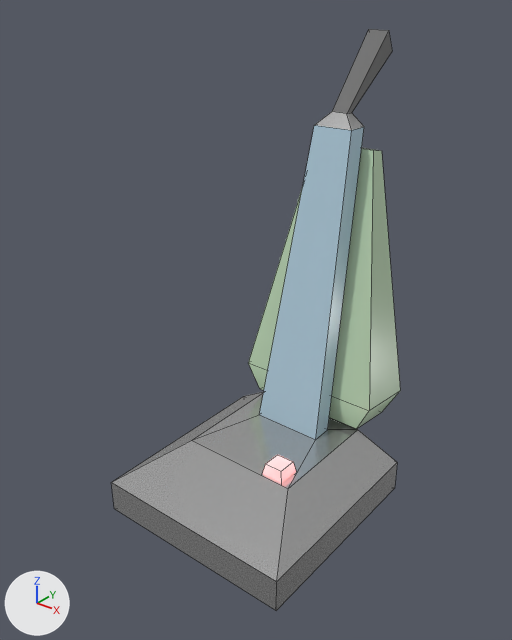
The FBX model GhostMobile/Assets/Models/Vaccum.fbx: old version first, new version second.
Rendered twice from a 50 mm camera at (0.077, -0.0967, 0.0998) aimed at (-0.0032, 0.0036, 0.0377). The axes (+X, +Y, +Z) are drawn at lower left. The lights are the same throughout. Mesh edges are drawn as thin lines. Where no turn or scale is listed for an object, it has been applied to the vertices.

The scene before the commit, as lines of its bpy script (objects in view):
```python
mat_vaccumlight = principled_material('VaccumLight')
mat_vaccumlight.base_color = (0.8, 0.718, 0.718)  # white #e7dcdc
mat_vaccumlight.roughness = 0.0662
mat_vaccumlight.transmission_weight = 0.596
mat_vaccumlight.emission_color = (1.0, 0.31, 0.31)  # pink #ff9797
mat_vaccumlight.emission_strength = 1.0
mat_vaccumplastic = principled_material('VaccumPlastic')
mat_vaccumplastic.base_color = (0.445, 0.62, 0.734)  # blue #b2cede
mat_vaccumplastic.roughness = 0.118
me_mesh = bpy.data.meshes.new('Mesh')
me_mesh.from_pydata(...)  # 56 vertices, 49 faces; spans x -0.0219..0.0219, y -0.0437..0.0194, z 0.0..0.0937
# faces by material slot: [5, 10, 25, 5, 4]
me_mesh.materials.append(mat_vaccumlight)  # white #e7dcdc
me_mesh.materials.append(mat_vaccumbag)  # light grey #c0dab8
me_mesh.materials.append(mat_vaccummetal)  # grey #bcbcbc
me_mesh.materials.append(mat_vaccumhandle)  # grey #707070
me_mesh.materials.append(mat_vaccumplastic)  # blue #b2cede
# before: 28 (-0.0077, -0.0113, 0.0133) at pixel (259, 414), 29 (0.0077, -0.0113, 0.0133) at pixel (315, 439), 30 (0.0077, -0.0067, 0.0133) at pixel (327, 429), 31 (-0.0077, -0.0067, 0.0133), 32 (-0.0043, 0.0018, 0.0766) at pixel (314, 125)
# before: 33 (0.0043, 0.0018, 0.0766) at pixel (351, 130), 34 (0.0043, 0.0065, 0.0766) at pixel (364, 126), 35 (-0.0043, 0.0065, 0.0766)
ob_pcube4 = bpy.data.objects.new('pCube4', me_mesh)
ob_pcube4.location = (0.0, 0.0218, -0.0036)
```
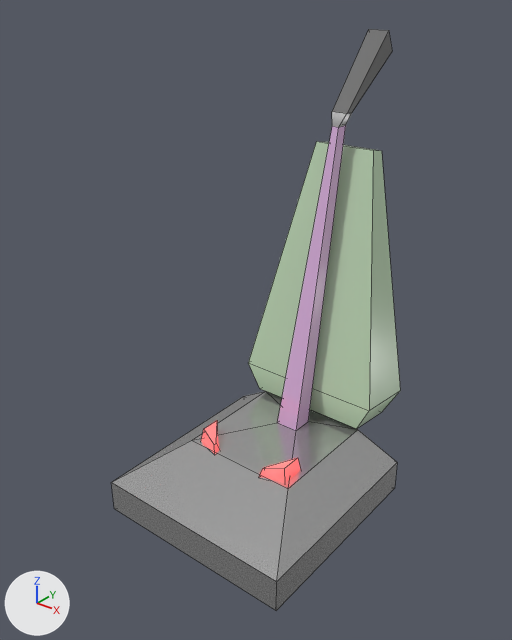
Where the newer file only moved an object's origin or applied its transform, the numbers keep the older frame.

Boxes [x1, y1, x2, y2] around the edits, measured in the pictures (512 x 640 px):
'pCube4', recoloured, reshaped
    both: [111, 29, 400, 611]
part 1 of me_mesh, rebuilt (23% wider, 14% shorter)
    before: [262, 455, 296, 483]
    after: [259, 458, 301, 482]
part 2 of me_mesh, built on
    before: [192, 112, 364, 489]
    after: [192, 112, 358, 489]

Edits to the bpy script that builds the scene:
```text
Change mat_vaccumlight:
    mat_vaccumlight.emission_color: (1.0, 0.31, 0.31) -> (1.0, 0.0, 0.0)  # pink #ff9797 -> red #ff0000
Change mat_vaccumplastic:
    mat_vaccumplastic.base_color: (0.445, 0.62, 0.734) -> (0.712, 0.446, 0.734)  # blue #b2cede -> pink #dbb2de
Change me_mesh:
    used by ob_pcube4; location = (0.0, 0.0218, -0.0036)
    verts and faces of me_mesh; kept vertices keep their numbers, new ones are numbered from 56
    remove me_mesh.from_pydata(...)  # 56 vertices, 49 faces; spans x -0.0219..0.0219, y -0.0437..0.0194, z 0.0..0.0937
    add me_mesh.from_pydata(...)  # 64 vertices, 54 faces; spans x -0.0219..0.0219, y -0.0437..0.0194, z 0.0..0.0937
    me_mesh part 1: the loose piece of 8 vertices spanning x 0.0059..0.0109, y -0.0278..-0.0227, z 0.0128..0.0156 is rebuilt with 8 vertices and now spans x 0.0059..0.0113, y -0.0288..-0.0217, z 0.0128..0.0162
    me_mesh part 2
    add verts[28] = (-0.0026, -0.0113, 0.0133)  # moved, pixel (277, 422)
    add verts[31] = (-0.0026, -0.0067, 0.0133)  # moved
    add verts[29] = (0.0026, -0.0113, 0.0133)  # moved, pixel (296, 430)
    add verts[30] = (0.0026, -0.0067, 0.0133)  # moved, pixel (308, 421)
    add verts[32] = (-0.0008, 0.0029, 0.0766)  # moved, pixel (332, 126)
    add verts[33] = (0.0008, 0.0029, 0.0766)  # moved, pixel (338, 127)
    add verts[34] = (0.0008, 0.0054, 0.0766)  # moved, pixel (345, 125)
    add verts[35] = (-0.0008, 0.0054, 0.0766)  # moved
    add verts[56] = (-0.0059, -0.0288, 0.0128)  # pixel (214, 455)
    add verts[57] = (-0.0113, -0.0272, 0.0128)
    add verts[58] = (-0.0065, -0.0282, 0.015)  # pixel (214, 444)
    add verts[59] = (-0.0108, -0.0266, 0.0162)  # pixel (203, 428)
    add verts[60] = (-0.0065, -0.0275, 0.015)  # pixel (216, 443)
    add verts[61] = (-0.0108, -0.0223, 0.0162)  # pixel (217, 420)
    add verts[62] = (-0.0059, -0.027, 0.0128)
    add verts[63] = (-0.0113, -0.0217, 0.0128)
    add faces += [(56, 58, 59, 57), (58, 60, 61, 59), (60, 62, 63, 61), (57, 59, 61, 63), (56, 62, 60, 58)]  # mat_vaccumlight (white #e7dcdc)
```
